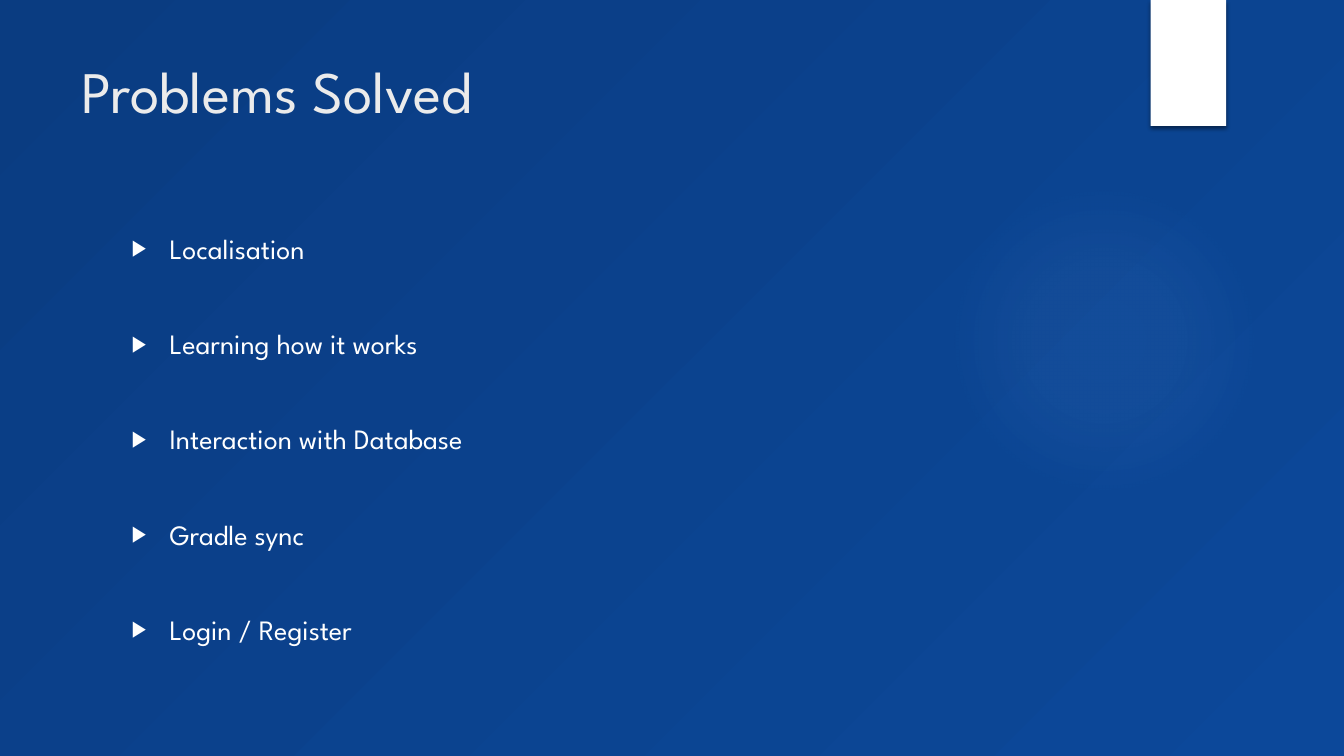
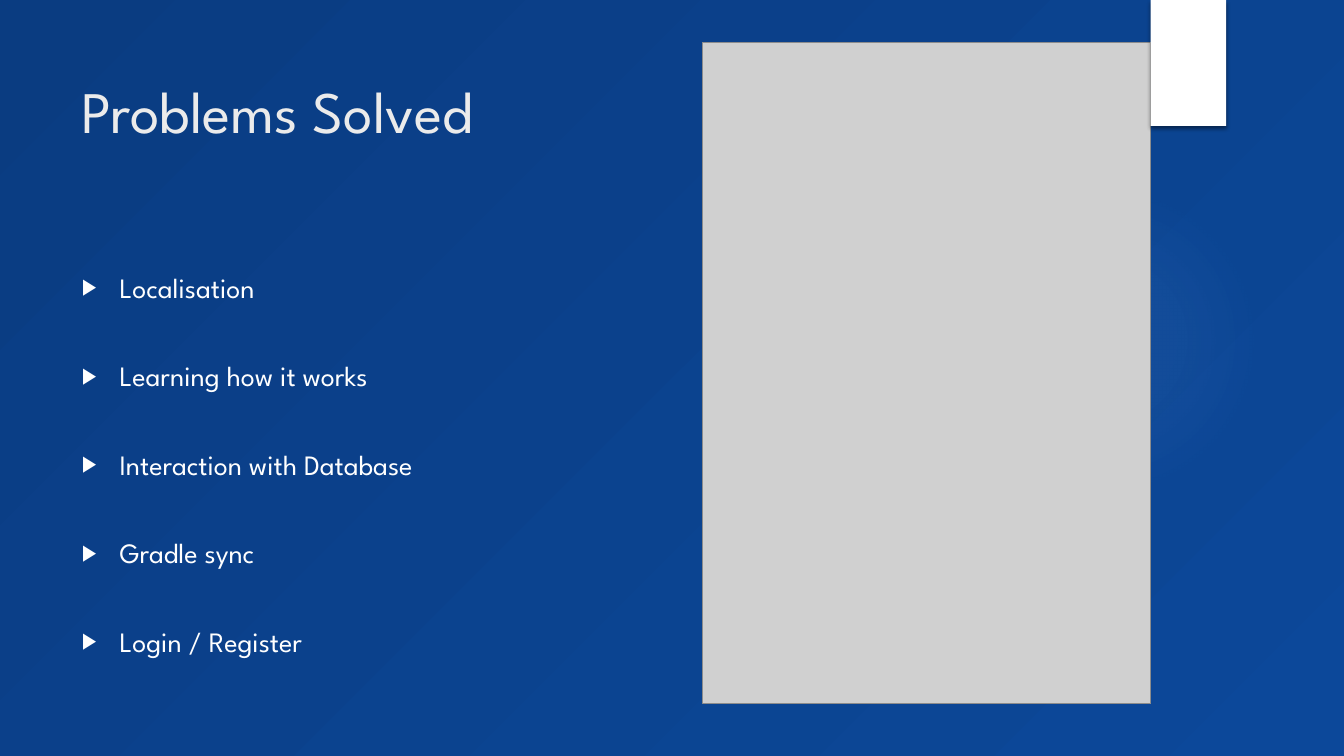
Before and after one commit to superDeano/Moody-app, a slide deck: slide 12 of Documentation/Moods-final.pptx (slide 9 before the commit). Drawn at 1344x756 pixels with LibreOffice and Linux fonts; fonts in the diff are those of the drawing; grey boxes stand for pictures; background and template pictures are left out. Boxes give left, top, right and bottom in pixels: in the first picture for what was removed or moved away, otherwise in the second. Text is boxed around its words. In the diff, an @@ line names an element or a change of style, - is before the commit and + after.

Commit message:
Powerpoint is lit
Added pictures, design, and my slides

```diff
--- a/Documentation/Moods-final.pptx
+++ b/Documentation/Moods-final.pptx
@@ rectangle removed at [1150, 0, 1226, 126] @@
@@ rectangle added at [1150, 0, 1226, 126], fill #FFFFFF @@
@@ picture added at [703, 42, 1150, 704] @@
@@ title "Problems Solved": place and size @@
-title "Problems Solved" at [81, 72, 472, 114]
+title "Problems Solved" at [82, 92, 473, 134]
@@ text "Localisation": place and size @@
-text "Localisation" at [170, 239, 462, 646]
+text "Localisation" at [120, 278, 412, 658]
@@ text "Localisation" at [120, 278, 412, 658]: line spacing 1 to 0.9 @@
```
Also in this commit, not shown: 5 other slides changed, 5 slides added, 2 slides removed.
